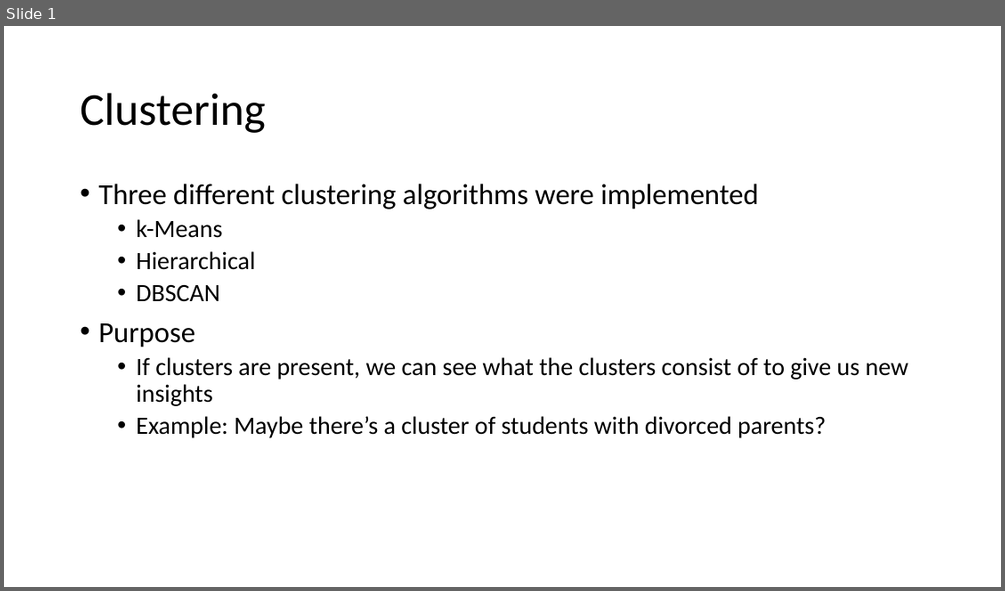
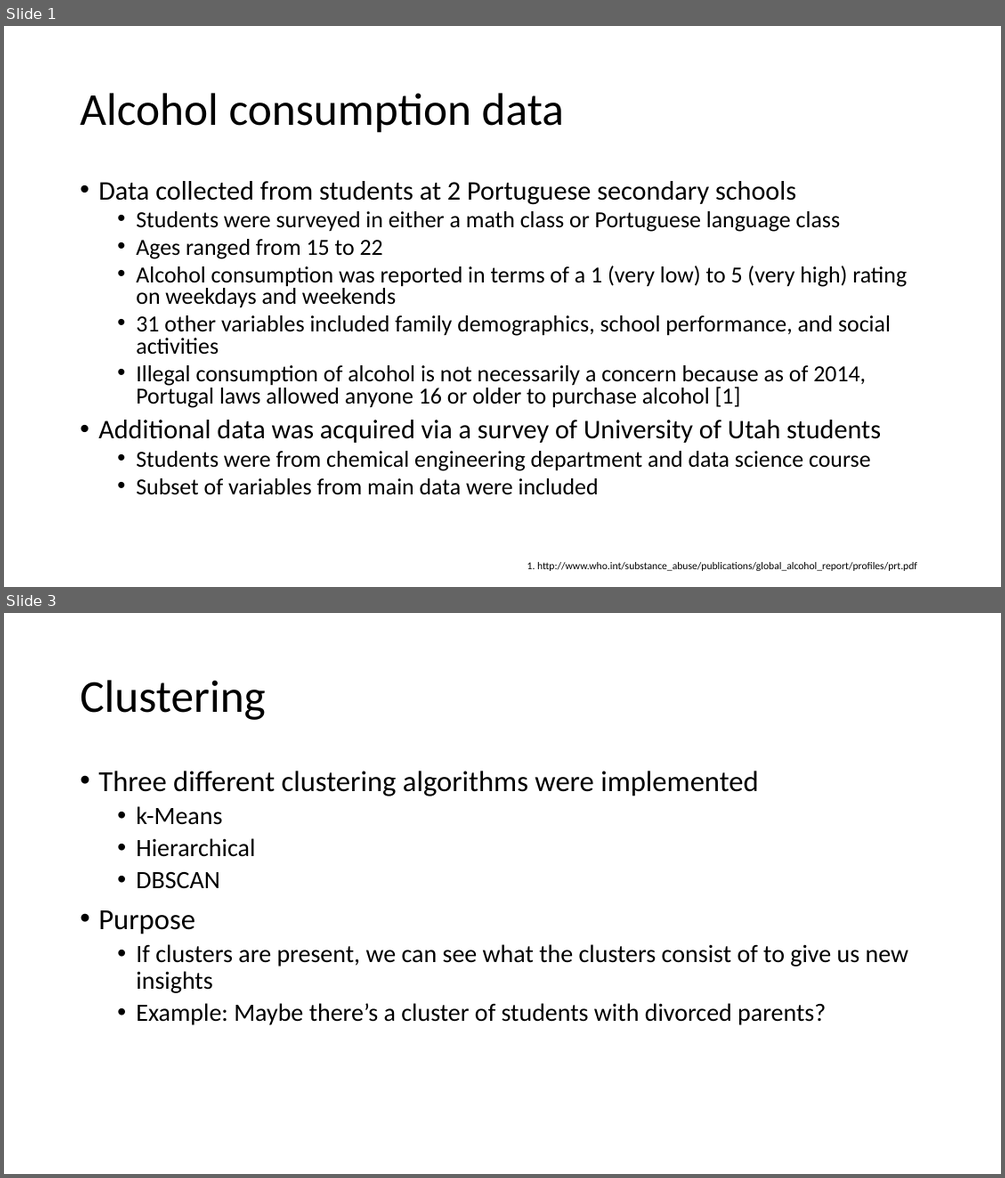
Before and after one commit to fagan2888/DataSci_Final_Project, a slide deck: Slides/Nipun Slides.pptx. Shown one above the other, each under a label of ours: slide 1 before the commit, slides 1 and 3 after it; the slides between them are not shown. The pictures are 1005x591 and 1005x1178 pixels, drawn with LibreOffice and Linux fonts; fonts in the diff are those of the drawing. Boxes give left, top, right and bottom in pixels: in the first picture for what was removed or moved away, otherwise in the second. Text is boxed around its words. In the diff, an @@ line names an element or a change of style, - is before the commit and + after.

```diff
--- a/Slides/Nipun Slides.pptx
+++ b/Slides/Nipun Slides.pptx
@@ slide 1 added at (4, 26, 1001, 587), background #FFFFFF @@
@@ title added at (80, 93, 564, 133), 44 pt, text #000000 @@
+Alcohol consumption data
@@ text added at (98, 181, 906, 495), 22.2 pt, text #000000 @@
+• Data collected from students at 2 Portuguese secondary schools
+  • Students were surveyed in either a math class or Portuguese language class
+  • Ages ranged from 15 to 22
+  • Alcohol consumption was reported in terms of a 1 (very low) to 5 (very high) rating on weekdays and weekends
+  • 31 other variables included family demographics, school performance, and social activities
+  • Illegal consumption of alcohol is not necessarily a concern because as of 2014, Portugal laws allowed anyone 16 or older to purchase alcohol [1]
+• Additional data was acquired via a survey of University of Utah students
+  • Students were from chemical engineering department and data science course
+  • Subset of variables from main data were included
@@ text added at (527, 562, 917, 571), 10 pt, text #000000 @@
+1. http://www.who.int/substance_abuse/publications/global_alcohol_report/profiles/prt.pdf
@@ what was slide 1 is now slide 3 @@
```
Also in this commit, not shown: 1 other slide added, 3 other files.
